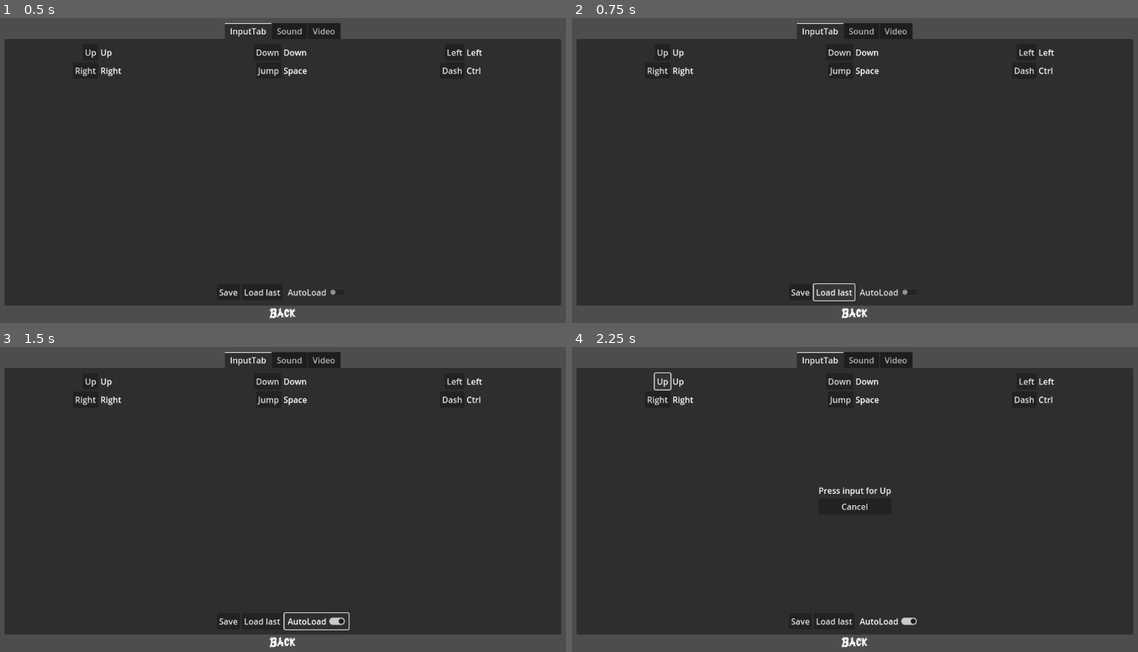
Above: before the commit, frames 1-4 (two rows, left to right).
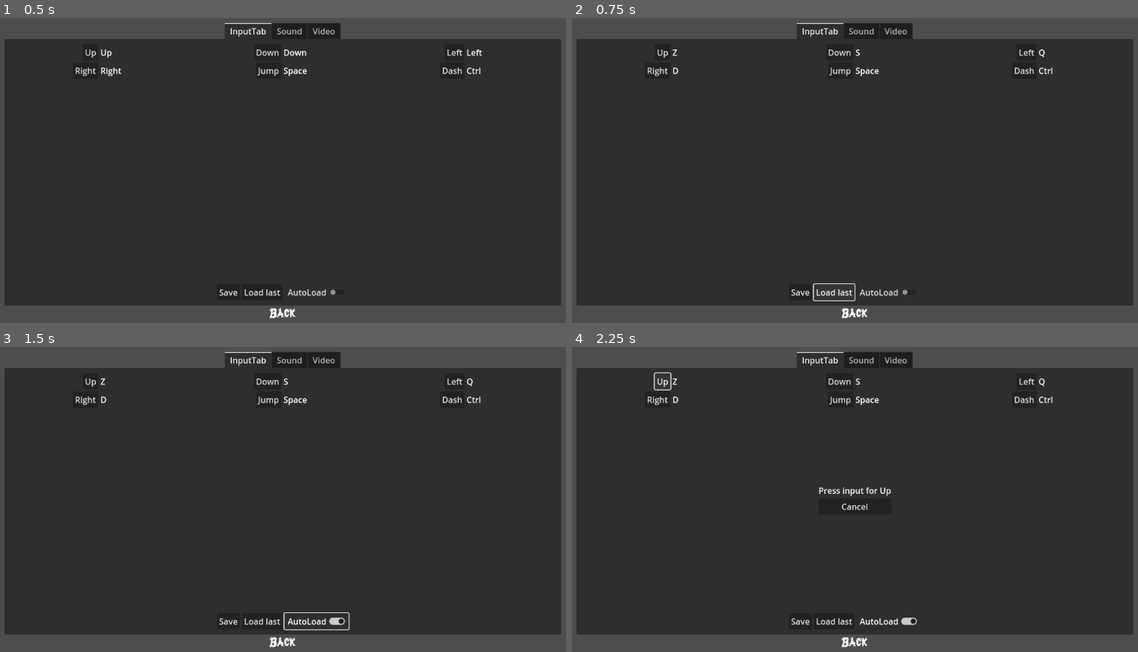
Above: after the commit, the same moments.

Repository: Pouletmania/Ninja1000vsSuperYokai
Game: Godot game, scene res://Scene/Main.tscn
The game is run twice, just before and just after one commit, with the same random seed, the same clock (stepped at 60 frames per second) and the same inputs.
Inputs:
- Up to frame 1 (0.5 s): no input
- Up to frame 2 (0.75 s): click "Load last" at 0.5 s
- Up to frame 3 (1.5 s): click "AutoLoad" at 1.25 s
- Up to frame 4 (2.25 s): click "Up" at 2 s

Frame 1 is identical in both runs. In frame 2, 0.2% of the frame differs, in the area x 17-86%, y 10-20%; in frame 3, 0.2%; in frame 4, 0.2%.

Commit message:
OptionInputTab finaliser
Reste a faire :
Clean du code

Diff:
--- a/Script/TitleScreen/GridInput.gd
+++ b/Script/TitleScreen/GridInput.gd
@@ -5,17 +5,10 @@
 
 # Called when the node enters the scene tree for the first time.
 func _ready():
-	var err = Config.load("res://Config/ConfigFiles.cfg")
-
-	# If the file didn't load, ignore it.
-	if err != OK:
-		print("Error : no config files")
+	if try_to_load_config_files():
+		construct_grid(Config.get_value("InputConfig", "AutoLoad"))
+	else:
 		load_from_input_map()
-	else:
-		if Config.get_value("InputConfig", "AutoLoad"):
-			load_from_config()
-		else:
-			load_from_input_map()
 
 # Creation process of a combo "Action / Input"
 func add_action_combo(action: String, input: String):
@@ -32,3 +25,21 @@
 	for actionKey in Config.get_section_keys("Input"):
 		if not Config.get_value("Input", actionKey).begins_with("ui_"):
 			add_action_combo(actionKey, Config.get_value("Input", actionKey))
+
+func clear_grid():
+	for children in get_children():
+		remove_child(children)
+
+func construct_grid(fromConfig: bool):
+	clear_grid()
+	if fromConfig and try_to_load_config_files():
+		load_from_config()
+	else:
+		load_from_input_map()
+
+func try_to_load_config_files():
+	var err = Config.load("res://Config/ConfigFiles.cfg")
+	if err != OK:
+		return false
+	else:
+		return true
--- a/Script/TitleScreen/InputTabLayout.gd
+++ b/Script/TitleScreen/InputTabLayout.gd
@@ -30,9 +30,7 @@
 
 func _on_load_button_up():
 	var err = Config.load("res://Config/ConfigFiles.cfg")
-
-	# If the file didn't load, ignore it.
 	if err != OK:
 		print("Error : No config Files load")
 	else:
-		print("Load Config")
+		get_node("GridInput").construct_grid(true)
--- a/Script/TitleScreen/ListeningKey.gd
+++ b/Script/TitleScreen/ListeningKey.gd
@@ -17,7 +17,6 @@
 		InputListen = event.as_text()
 		InputMap.action_erase_events(ActionListen)
 		InputMap.action_add_event(ActionListen, event)
-		print("New event " + InputMap.action_get_events(ActionListen)[0].as_text() + " to action " + ActionListen)
 		switch_listening(false)
 
 func listen(action: String):
